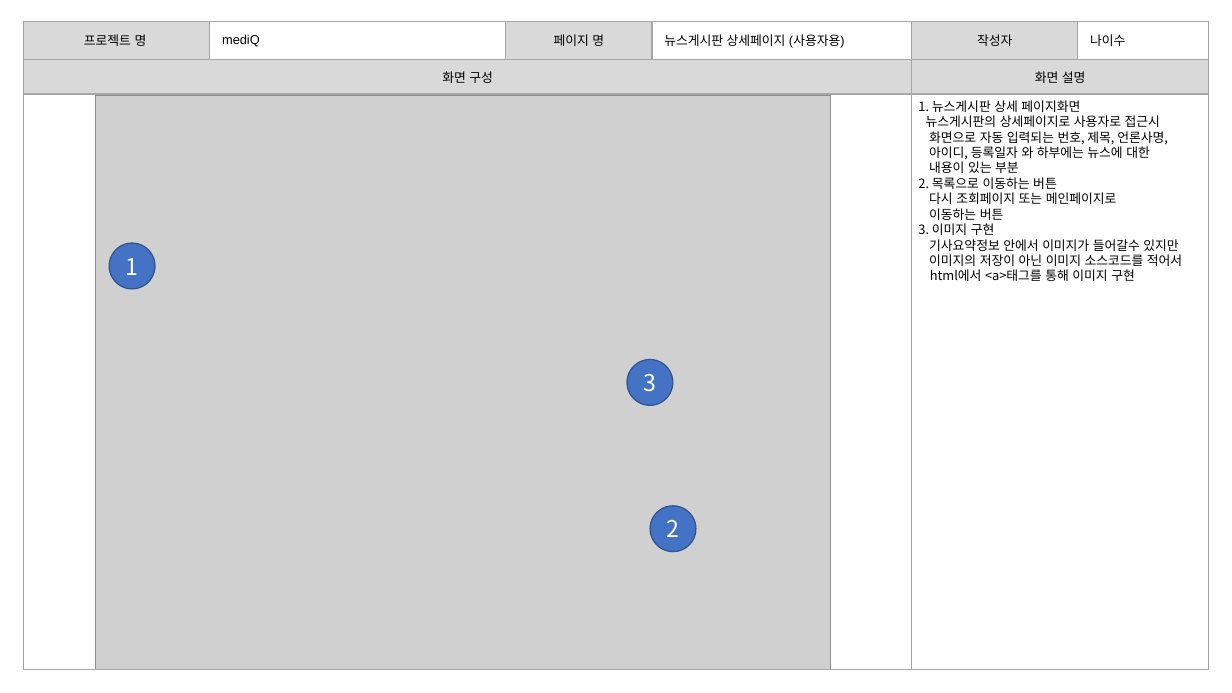
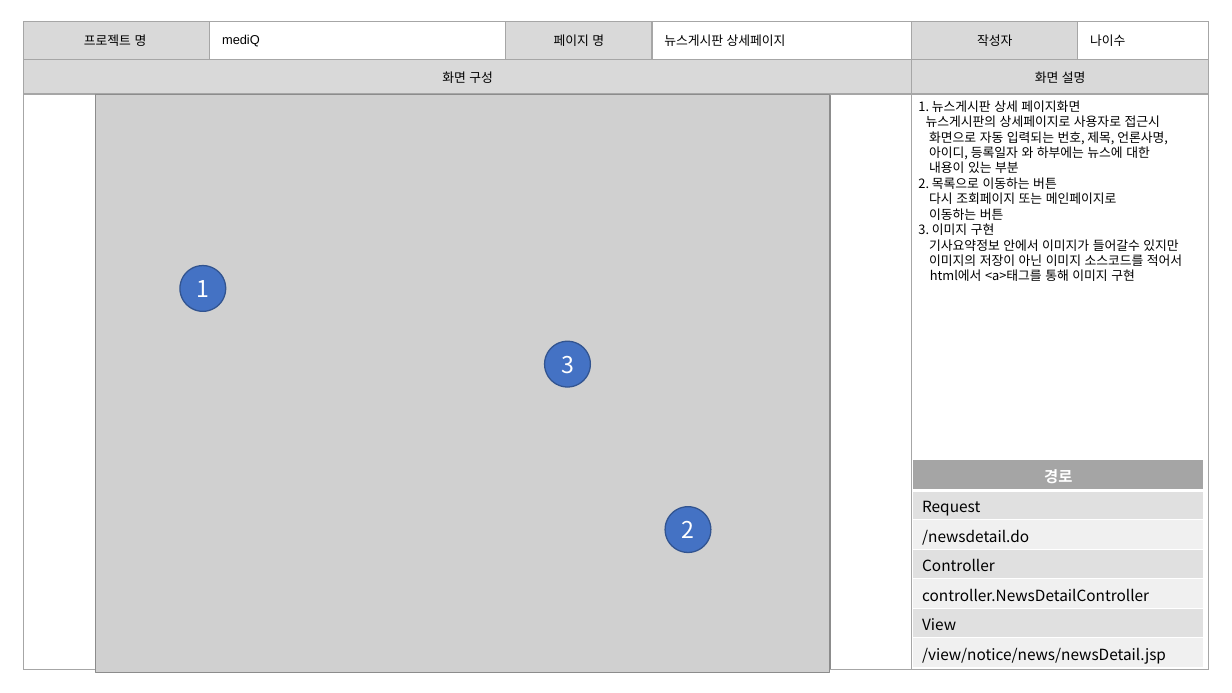
Before and after one commit to burnyst/mediQ, a slide deck: slide 34 of doc/0빅데이터분석프로젝트(공용)/[06] 스토리보드.pptx (slide 35 before the commit). Drawn at 1232x693 pixels with LibreOffice and Linux fonts; fonts in the diff are those of the drawing; grey boxes stand for pictures. Boxes give left, top, right and bottom in pixels: in the first picture for what was removed or moved away, otherwise in the second. Text is boxed around its words. In the diff, an @@ line names an element or a change of style, - is before the commit and + after.

```diff
--- a/doc/0빅데이터분석프로젝트(공용)/[06] 스토리보드.pptx
+++ b/doc/0빅데이터분석프로젝트(공용)/[06] 스토리보드.pptx
@@ table at (24,21,1209,59) @@
-row 1, column 4: 뉴스게시판 상세페이지 (사용자용)
+row 1, column 4: 뉴스게시판 상세페이지
@@ picture added at (95,95,830,673) @@
@@ ellipse "1": place and size @@
-ellipse "1" at (109,243,155,289)
+ellipse "1" at (180,265,226,311)
@@ ellipse "3": place and size @@
-ellipse "3" at (628,360,674,406)
+ellipse "3" at (544,341,591,387)
@@ table added at (913,460,1204,668), 7 rows, 1 columns @@
+경로
+Request
+/newsdetail.do
+Controller
+controller.NewsDetailController
+View
+/view/notice/news/newsDetail.jsp
@@ ellipse "2": place and size @@
-ellipse "2" at (651,506,697,552)
+ellipse "2" at (665,506,712,553)
```
Also in this commit, not shown: 37 other slides changed, 3 slides removed, 3 other files.
